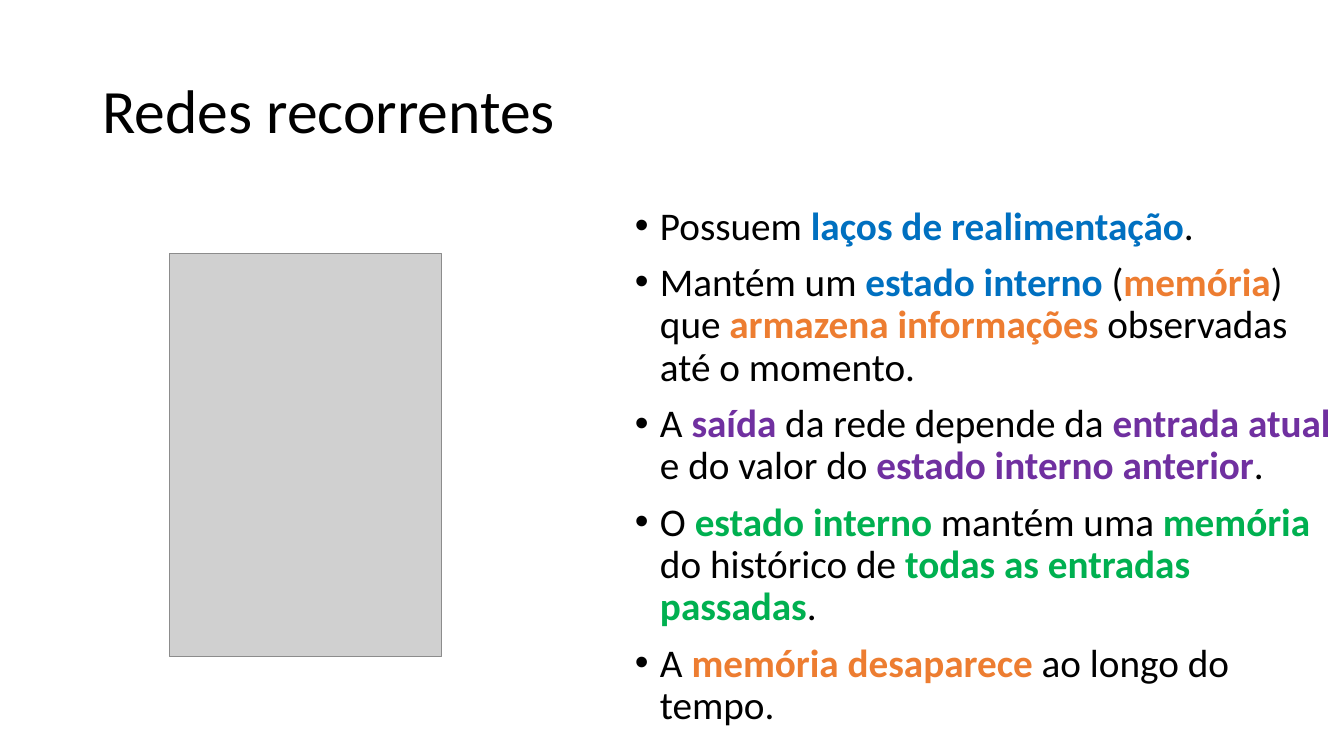
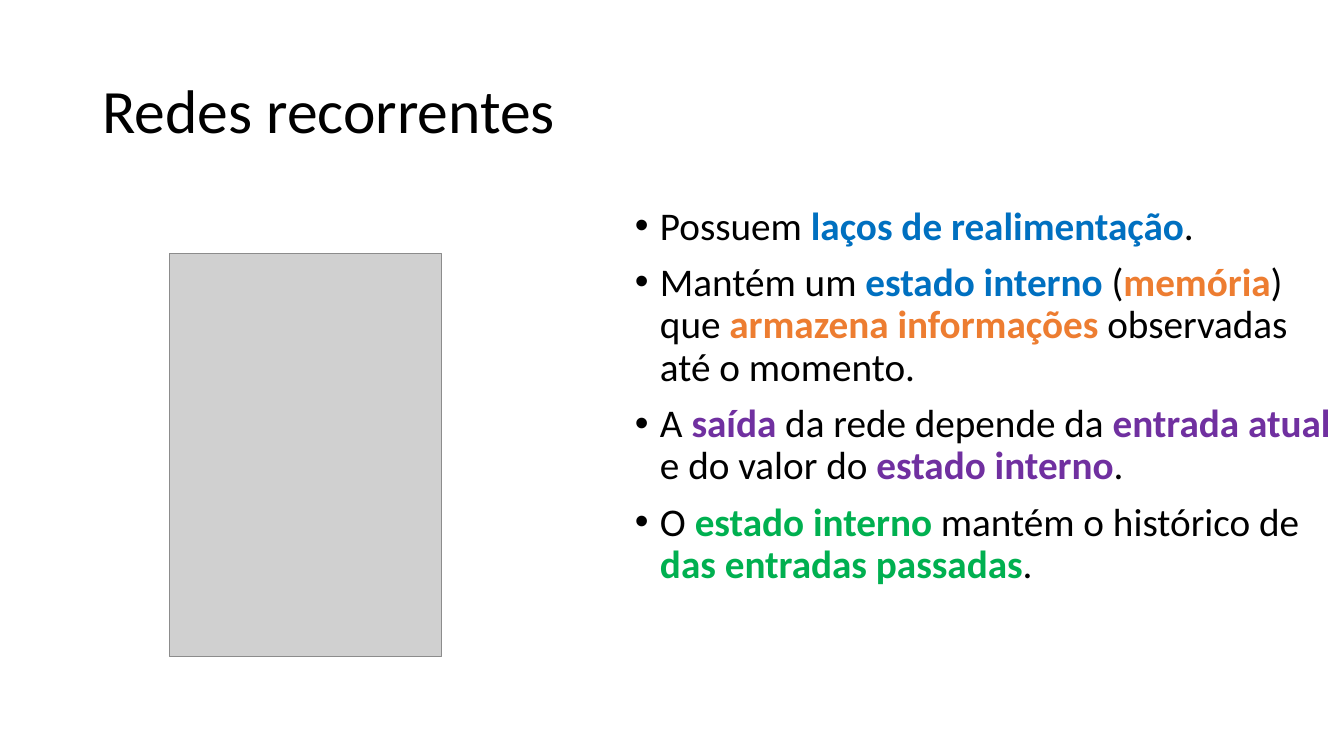
Before and after one commit to zz4fap/c24_inteligencia_artificial, a slide deck: slide 7 of slides/C24_RNN.pptx. Drawn at 1344x756 pixels with LibreOffice and Linux fonts; fonts in the diff are those of the drawing; grey boxes stand for pictures. Boxes give left, top, right and bottom in pixels: in the first picture for what was removed or moved away, otherwise in the second. Text is boxed around its words. In the diff, an @@ line names an element or a change of style, - is before the commit and + after.

```diff
--- a/slides/C24_RNN.pptx
+++ b/slides/C24_RNN.pptx
@@ text at (660, 409, 1330, 584): text changed @@
-• A saída da rede depende da entrada atual e do valor do estado interno anterior.
-• O estado interno mantém uma memória do histórico de todas as entradas passadas.
-• A memória desaparece ao longo do tempo.
+• A saída da rede depende da entrada atual e do valor do estado interno.
+• O estado interno mantém o histórico de das entradas passadas.
```
Also in this commit, not shown: 18 other slides changed, 1 other file.
